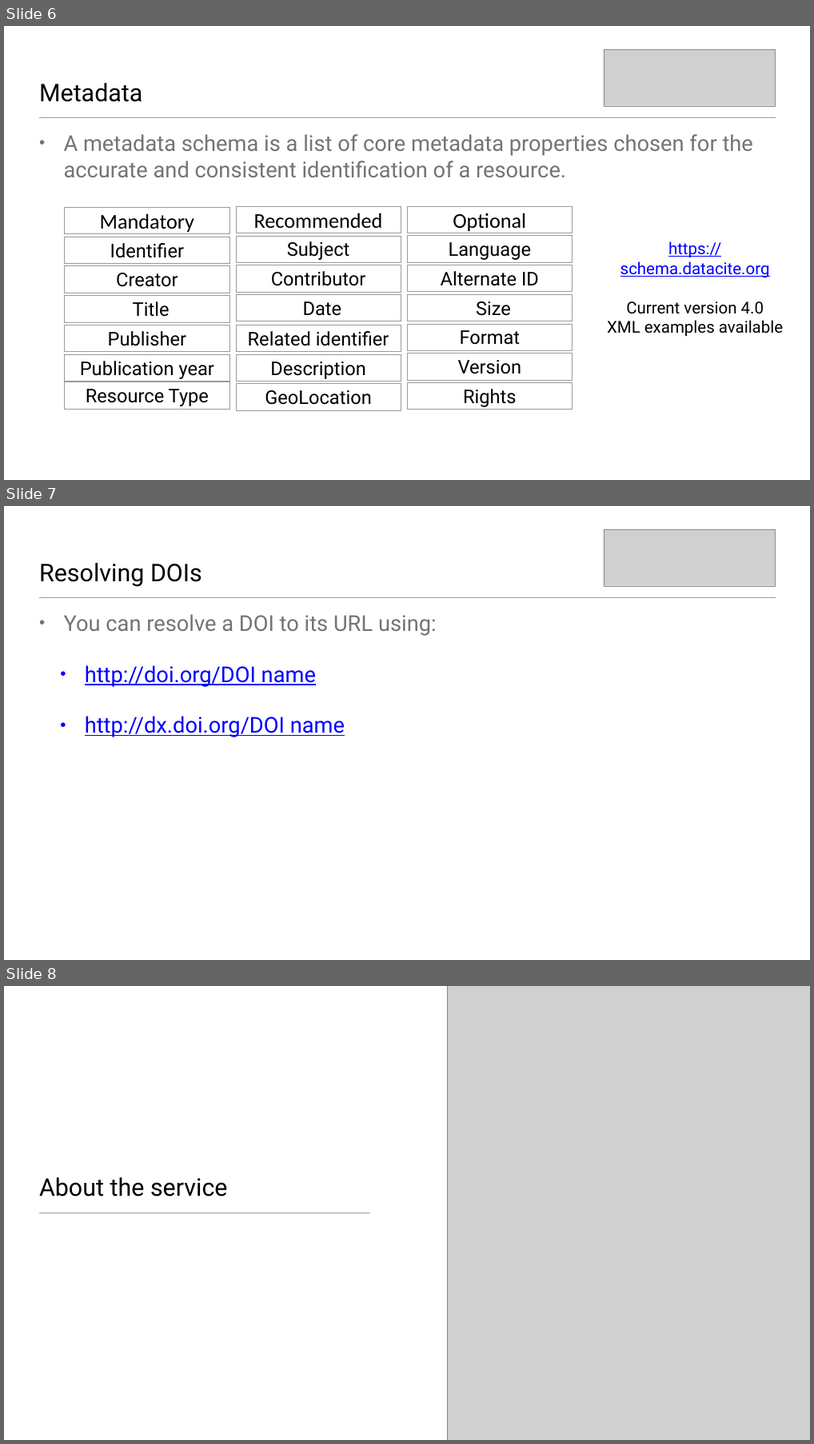
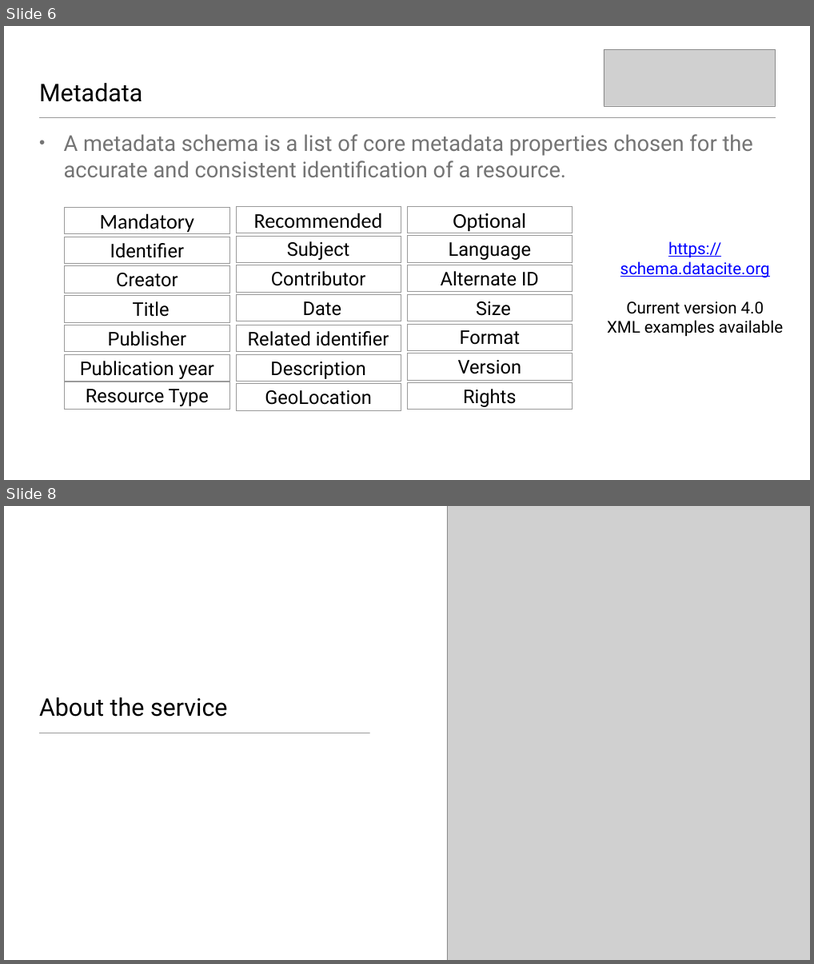
Before and after one commit to datacite/homepage, a slide deck: source/assets/tech_intro.pptx. Shown one above the other, each under a label of ours: slides 6, 7 and 8 before the commit, slides 6 and 8 after it; the slides between them are not shown. The pictures are 814x1444 and 814x964 pixels, drawn with LibreOffice and Linux fonts; fonts in the diff are those of the drawing; grey boxes stand for pictures. Boxes give left, top, right and bottom in pixels: in the first picture for what was removed or moved away, otherwise in the second. Text is boxed around its words. In the diff, an @@ line names an element or a change of style, - is before the commit and + after.

```diff
--- a/source/assets/tech_intro.pptx
+++ b/source/assets/tech_intro.pptx
@@ slide 7 removed at (4,506,810,960), background #FFFFFF; not listed: 1 template element that a slide beside it also shows @@
@@ picture removed at (603,529,775,586) @@
@@ title removed at (39,563,202,587) @@
-Resolving DOIs
@@ text removed at (64,614,437,737) @@
-• You can resolve a DOI to its URL using:
-  • http://doi.org/DOI name
-  • http://dx.doi.org/DOI name
```
Also in this commit, not shown: 3 slides changed, 1 slide added, 4 other files.
